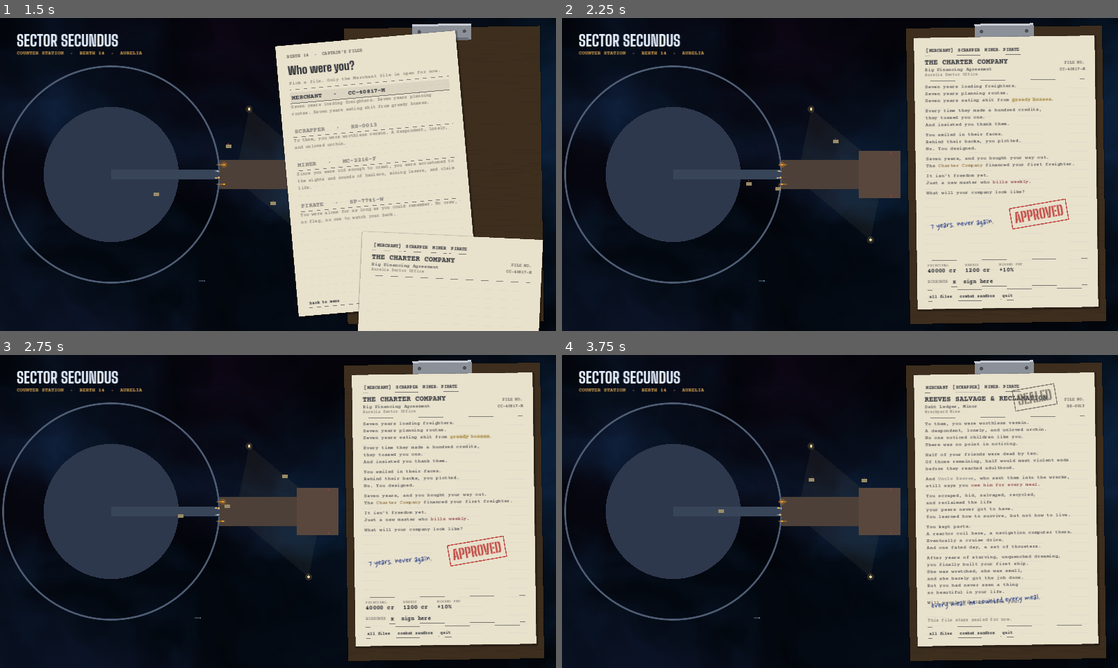
Above: before the commit, frames 1-4 (two rows, left to right).
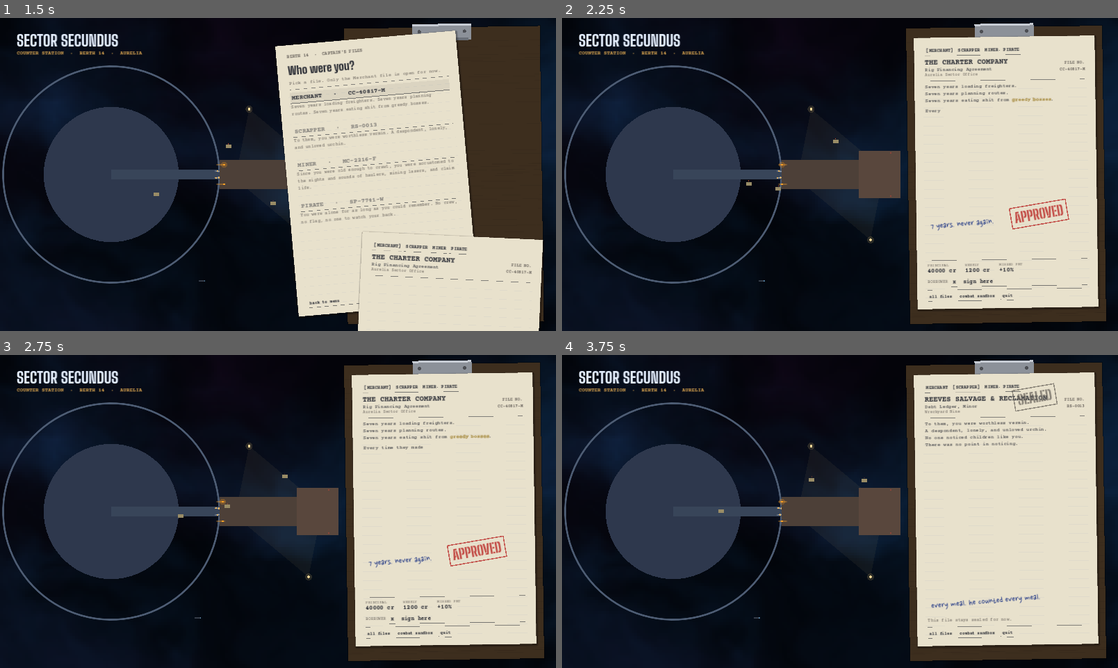
Above: after the commit, the same moments.

Repository: Donkey-Haute-01000001/Starry-Cluster
Game: Godot game, scene res://scenes/start.tscn
Two runs of this game, one before a commit and one after it. Both use one fixed random seed, a clock stepped at 60 frames per second and the inputs below.
Inputs (mouse positions are in pixels of both pictures, inside the frame that each line leads up to):
- Up to frame 1 (1.5 s): click "NEW CAREER" at 0.5 s; click "MERCHANT · CC-40817-M" at 1.25 s
- Up to frame 2 (2.25 s): tap Enter at 2 s; drag from (1006, 140) to (895, 105) at 2.02 s
- Up to frame 3 (2.75 s): no input
- Up to frame 4 (3.75 s): click "SCRAPPER" at 2.75 s; drag from (1006, 514) to (812, 574) at 3.52 s

Frame 1 is identical in both runs. In frame 2, 1.0% of the frame differs, in the area x 65-93%, y 28-57%; in frame 3, 0.9%; in frame 4, 1.9%, in the area x 65-92%, y 30-80%.

Commit message:
Text speed setting (Slow/Normal/Fast/Instant), calmer default; intro beats wait for a click
Co-Authored-By: Claude Opus 5.5 <noreply@anthropic.com>
Claude-Session: https://claude.ai/code/session_01YXxgoySSjGapZt1eQmPm3L

Diff:
--- a/scripts/beats_on_paper.gd
+++ b/scripts/beats_on_paper.gd
@@ -1,33 +1,32 @@
 extends Control
 ## A start's opening, typed onto its file a beat at a time. Neon words land as
-## coloured ink, [shake] [wave] [slow] still play. Click or Space: finish typing.
+## coloured ink, [shake] [wave] [slow] still play. Types at the Text speed
+## setting. Each beat waits for you: click or Space finishes the one typing,
+## then starts the next.
 
 const Neon = preload("res://scripts/neon.gd")
 
 const SIZE := 14
 const BEAT_GAP := 9.0      ## px between beats
-const SPEED := 0.45         ## typing pace vs. comms (1.0 = comms speed, ~55 chars/s)
-const BEAT_PAUSE := 0.7     ## quiet between beats, in typing time (~1.5 s real)
+const LEAD := 0.4          ## s before the first beat types
 
 var beats: Array = []
 var width := 440.0
 var instant := false
 
 var _age := 0.0
-var _starts: Array = []     ## when each beat begins typing
+var _starts: Array = []     ## when each beat begins typing (only beats started so far)
 var _words := 0
 
 
 func _ready() -> void:
 	mouse_filter = Control.MOUSE_FILTER_STOP
-	var t := 0.4
 	var h := 0.0
 	for b in beats:
-		_starts.append(t)
-		var p := Neon.parse(b)
-		t += Neon.duration(p) + BEAT_PAUSE
-		h += Neon.height(_font(), p, width, SIZE) + BEAT_GAP
+		h += Neon.height(_font(), Neon.parse(b), width, SIZE) + BEAT_GAP
 	custom_minimum_size = Vector2(width, h)
+	if not beats.is_empty():
+		_starts.append(LEAD)
 	if instant:
 		finish()
 
@@ -36,33 +35,54 @@
 	return Data.font_type if Data.font_type else ThemeDB.fallback_font
 
 
-func _total() -> float:
-	if beats.is_empty():
+## When the beat typing now is fully down.
+func _beat_end() -> float:
+	if _starts.is_empty():
 		return 0.0
-	return _starts[-1] + Neon.duration(Neon.parse(beats[-1]))
+	return _starts[-1] + Neon.duration(Neon.parse(beats[_starts.size() - 1]))
 
 
+## Every beat typed.
+func done() -> bool:
+	return _starts.size() >= beats.size() and _age >= _beat_end()
+
+
+## Lay every beat down at once (shots, coming back to the file).
 func finish() -> void:
-	_age = _total() + 0.01
+	while _starts.size() < beats.size():
+		_starts.append(0.0)
+	for i in _starts.size():
+		_starts[i] = 0.0
+	_age = maxf(_age, _beat_end() + 0.01)
 	_words = 1 << 20
 
 
+## Click / Space: finish the beat typing, or start the next one.
+func advance() -> void:
+	if _age < _beat_end():
+		_age = _beat_end() + 0.01
+		_words = 1 << 20
+	elif _starts.size() < beats.size():
+		_starts.append(_age)
+		_words = 0
+
+
 func _process(delta: float) -> void:
-	_age += delta * SPEED
+	_age += delta
 	_tick()
 	queue_redraw()   # shake / wave keep moving after the type-in
 
 
 func _gui_input(e: InputEvent) -> void:
-	if e is InputEventMouseButton and e.pressed and e.button_index == MOUSE_BUTTON_LEFT and _age < _total():
-		finish()
+	if e is InputEventMouseButton and e.pressed and e.button_index == MOUSE_BUTTON_LEFT and not done():
+		advance()
 		accept_event()
 
 
 func _unhandled_input(e: InputEvent) -> void:
 	if e is InputEventKey and e.pressed and not e.echo and e.keycode in [KEY_SPACE, KEY_ENTER, KEY_KP_ENTER] \
-			and _age < _total() and is_visible_in_tree():
-		finish()
+			and not done() and is_visible_in_tree():
+		advance()
 		get_viewport().set_input_as_handled()
 
 
@@ -70,10 +90,10 @@
 func _tick() -> void:
 	if _words >= (1 << 20):
 		return
-	var n := 0
-	for i in beats.size():
-		if _age >= _starts[i]:
-			n += Neon.words_at(Neon.parse(beats[i]), _age - _starts[i])
+	var i := _starts.size() - 1
+	if i < 0 or _age < _starts[i]:
+		return
+	var n := Neon.words_at(Neon.parse(beats[i]), _age - _starts[i])
 	if n > _words:
 		Sfx.play("key", -16.0, randf_range(0.9, 1.0))
 		_words = n
@@ -84,8 +104,13 @@
 	var y := 0.0
 	for i in beats.size():
 		var p := Neon.parse(beats[i])
-		var age: float = _age - _starts[i]
 		var h := Neon.height(f, p, width, SIZE)
-		if age >= 0.0:
-			Neon.draw(self, f, Vector2(0, y), p, width, SIZE, UIStyle.INK_TYPE, 1.0, age, true)
+		if i < _starts.size() and _age >= _starts[i]:
+			Neon.draw(self, f, Vector2(0, y), p, width, SIZE, UIStyle.INK_TYPE, 1.0, _age - _starts[i], true)
 		y += h + BEAT_GAP
+	# More to come: a typewriter caret blinks where the next beat will land.
+	if _starts.size() < beats.size() and _age >= _beat_end() and fmod(_age, 1.0) < 0.6:
+		var yy := 0.0
+		for i in _starts.size():
+			yy += Neon.height(f, Neon.parse(beats[i]), width, SIZE) + BEAT_GAP
+		draw_rect(Rect2(0, yy + f.get_ascent(SIZE) - 2, 8, 2), UIStyle.INK_FADED)
--- a/scripts/hud.gd
+++ b/scripts/hud.gd
@@ -216,7 +216,7 @@
 	_comms_speaker = speaker
 	_comms_text = text
 	_comms_hold = hold_enabled()
-	_comms_t = 6.0 + text.length() * 0.04
+	_comms_t = maxf(6.0 + text.length() * 0.04, Neon.duration(Neon.parse(text)) + 3.0)
 	_comms_age = 0.0
 	_comms_words = 0
 
--- a/scripts/neon.gd
+++ b/scripts/neon.gd
@@ -4,7 +4,11 @@
 ## Lines type out a word at a time, with a beat after each sentence.
 ## Use: var p := Neon.parse(text); Neon.draw(self, font, pos, p, width, size, col, a, age)
 
-const RATE := 55.0             ## characters per second while typing
+const RATE := 55.0             ## base characters per second; `pace` scales it
+## Text speed from Settings: the multiple of RATE everything types at.
+## Times in a parsed line stay in base units; duration/words_at/draw scale them.
+const SPEEDS := [["Slow", 14.0], ["Normal", 20.0], ["Fast", 35.0], ["Instant", 0.0]]
+static var pace := 20.0 / RATE
 const SENTENCE_PAUSE := 0.28
 const COMMA_PAUSE := 0.1
 const SHAKE := 1
@@ -95,12 +99,19 @@
 
 ## Seconds until the whole line has typed in.
 static func duration(p: Dictionary) -> float:
-	return float(p["dur"])
+	return float(p["dur"]) / pace
+
+
+## Set the text speed by its index in SPEEDS.
+static func set_speed(i: int) -> void:
+	var cps: float = SPEEDS[clampi(i, 0, SPEEDS.size() - 1)][1]
+	pace = 1e4 if cps <= 0.0 else cps / RATE
 
 
 ## How many words are showing `age` seconds in.
 static func words_at(p: Dictionary, age: float) -> int:
 	var n := 0
+	age *= pace
 	for t in p["times"]:
 		if t <= age:
 			n += 1
@@ -151,16 +162,17 @@
 	var asc := font.get_ascent(size)
 	var now := Time.get_ticks_msec() / 1000.0
 	var text: String = p["text"]
+	var sa := age * pace   ## age in the line's base time
 	for li in lay.size():
 		if max_lines > 0 and li >= max_lines:
 			break
 		for wi in lay[li]:
-			if p["times"][wi] > age:
+			if p["times"][wi] > sa:
 				return (li + 1) * lh
 			var w: Array = p["words"][wi]
 			var x: float = lay[li][wi]
 			var y := pos.y + li * lh + asc
-			var dt: float = age - p["times"][wi]
+			var dt: float = (sa - p["times"][wi]) / pace   ## real seconds since it landed
 			# Runs of the same kind and effects inside the word.
 			var k: int = w[0]
 			while k < w[1]:
--- a/scripts/pause_menu.gd
+++ b/scripts/pause_menu.gd
@@ -225,6 +225,9 @@
 			PlayerController.toggle_mute(key)
 			_show_settings(), 20)
 		mb.get_parent().reparent(row)
+	_button("TEXT SPEED   %s" % PlayerController.text_speed_name().to_upper(), func():
+		PlayerController.step_text_speed(1)
+		_show_settings(), 20)
 	_small("%s also toggles flight assist in flight." % Keys.key_name("assist"))
 	_button("CONTROLS", func():
 		_bind_wait = ""
--- a/scripts/player_controller.gd
+++ b/scripts/player_controller.gd
@@ -13,8 +13,10 @@
 static var music_mute := false   ## one-click mute; the level is kept
 static var sfx_mute := false
 static var fullscreen := false
+static var text_speed := 1        ## index into Neon.SPEEDS (1 = Normal)
 const SETTINGS_PATH := "user://settings.cfg"
 const Keys := preload("res://scripts/keys.gd")
+const Neon := preload("res://scripts/neon.gd")
 
 
 static func setting(key: String) -> bool:
@@ -52,6 +54,16 @@
 		mouse_steer = not mouse_steer
 	save_settings()
 	return setting(key)
+
+
+## Step the text speed (Slow / Normal / Fast / Instant), wrapping round.
+static func step_text_speed(d: int) -> void:
+	text_speed = posmod(text_speed + d, Neon.SPEEDS.size())
+	save_settings()
+
+
+static func text_speed_name() -> String:
+	return str(Neon.SPEEDS[text_speed][0])
 
 
 static func save_settings() -> void:
@@ -63,6 +75,7 @@
 	c.set_value("audio", "music_mute", music_mute)
 	c.set_value("audio", "sfx_mute", sfx_mute)
 	c.set_value("video", "fullscreen", fullscreen)
+	c.set_value("text", "speed", text_speed)
 	Keys.write(c)
 	c.save(SETTINGS_PATH)
 	apply_settings()
@@ -70,6 +83,7 @@
 
 ## Push audio levels and window mode to the engine. Buses are made on first use.
 static func apply_settings() -> void:
+	Neon.set_speed(text_speed)
 	for pair in [["Music", music_vol, music_mute], ["SFX", sfx_vol, sfx_mute]]:
 		var i := AudioServer.get_bus_index(pair[0])
 		if i < 0:
@@ -96,6 +110,7 @@
 		music_mute = c.get_value("audio", "music_mute", false)
 		sfx_mute = c.get_value("audio", "sfx_mute", false)
 		fullscreen = c.get_value("video", "fullscreen", false)
+		text_speed = c.get_value("text", "speed", 1)
 		Keys.read(c)
 	else:
 		Keys.apply()
--- a/scripts/start_screen.gd
+++ b/scripts/start_screen.gd
@@ -454,6 +454,22 @@
 			PlayerController.toggle_mute(key)
 			_show_settings(false), 16)
 	_rule(v)
+	# Text speed: the four marks typed in a row, the live one bracketed.
+	var ts := HBoxContainer.new()
+	ts.add_theme_constant_override("separation", 10)
+	v.add_child(ts)
+	var ts_l := _type(ts, "Text", 18, true)
+	ts_l.custom_minimum_size = Vector2(110, 0)
+	for k in Neon.SPEEDS.size():
+		var nm: String = Neon.SPEEDS[k][0]
+		var on := k == PlayerController.text_speed
+		_type_button(ts, ("[%s]" % nm) if on else nm, func():
+			PlayerController.text_speed = k
+			PlayerController.save_settings()
+			_show_settings(false), 16)
+	var tn := _type(v, "       How fast story lines and comms type out. Click or Space finishes a line.", 13, false, UIStyle.INK_FADED)
+	tn.autowrap_mode = TextServer.AUTOWRAP_WORD_SMART
+	_rule(v)
 	_type_button(v, "Controls  ·  key list + rebinding  >", func(): _show_controls(true), 18)
 	var spacer := Control.new()
 	spacer.size_flags_vertical = Control.SIZE_EXPAND_FILL
